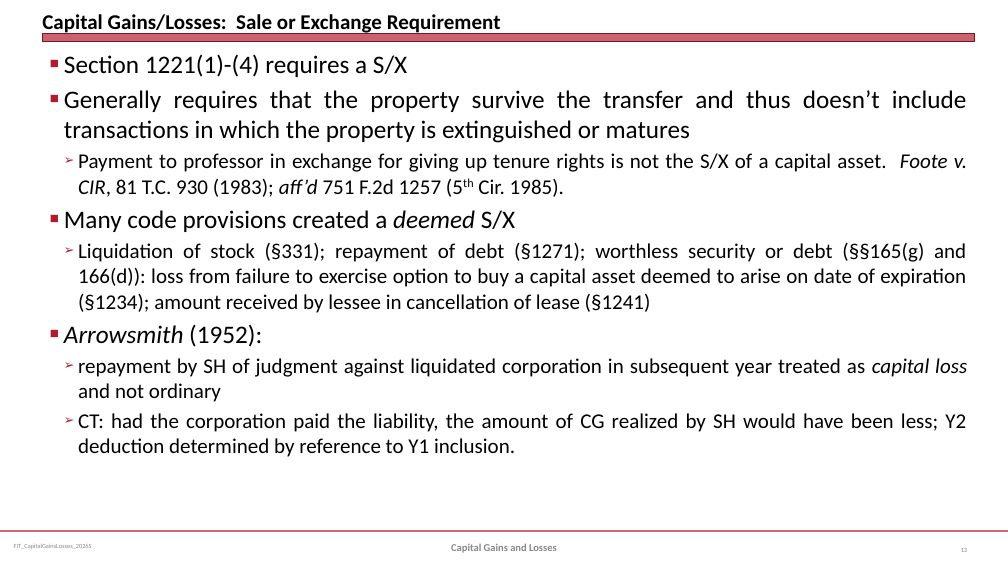
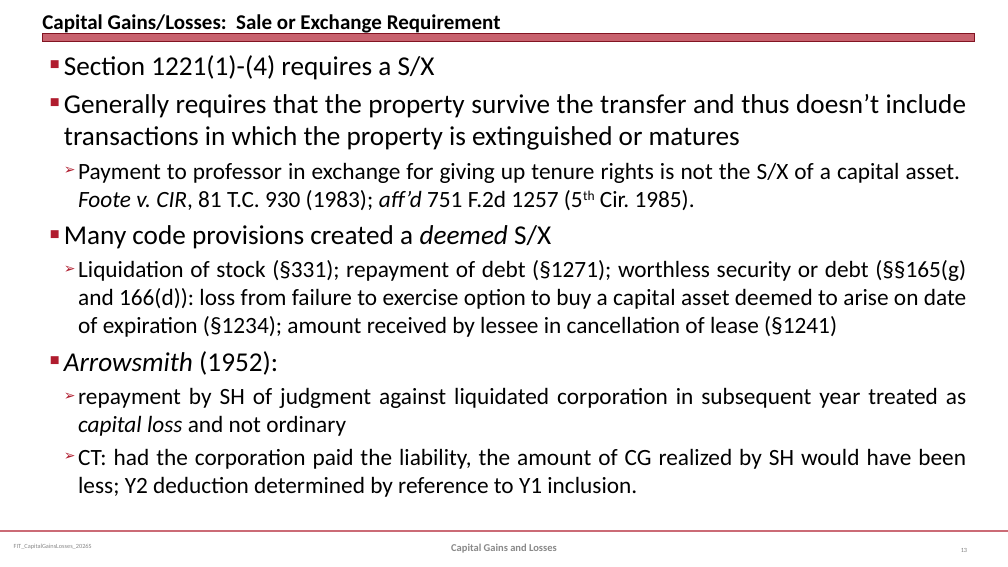
Before and after one commit to jmc877/Fed-Income-Tax, a slide deck: slide 13 of slides/FIT_CapitalGainsLosses_2026S.pptx. Drawn at 1008x567 pixels with LibreOffice and Linux fonts; fonts in the diff are those of the drawing. Boxes give left, top, right and bottom in pixels: in the first picture for what was removed or moved away, otherwise in the second. Text is boxed around its words. In the diff, an @@ line names an element or a change of style, - is before the commit and + after.

```diff
--- a/slides/FIT_CapitalGainsLosses_2026S.pptx
+++ b/slides/FIT_CapitalGainsLosses_2026S.pptx
@@ text "Section 1221(1)-(4) requires a S/X" at (x1=64, y1=55, x2=966, y2=497): size 24 to 25.9 pt in "Section 1221(1)-(4) requires a S/X", "Generally requires that the property survive the ...", "Many code provisions created a deemed S/X", "Arrowsmith (1952):"; size 20 to 22.2 pt in "Payment to professor in exchange for giving ...", "Liquidation of stock (§331); repayment of debt ...", "repayment by SH of judgment against liquidated ...", "CT: had the corporation paid the liability, ..." @@
```
Also in this commit, not shown: 2 other slides changed, 1 other file.
